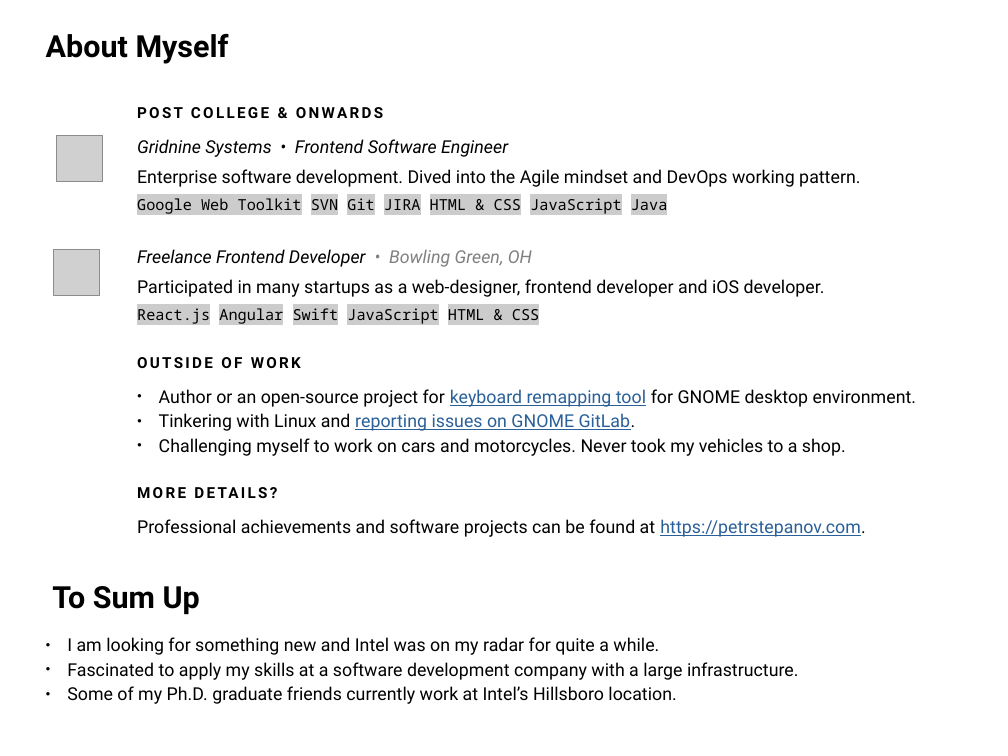
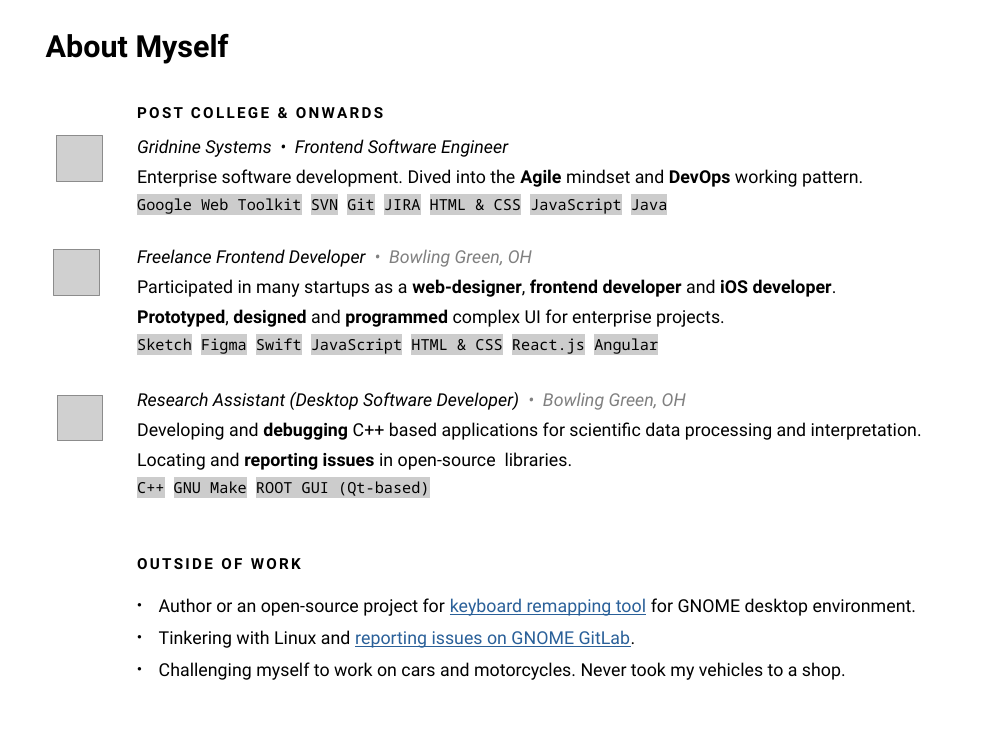
Before and after one commit to petrstepanov/petrstepanov.github.io, a slide deck: slide 2 of static/presentations/about-me-2022.odp. Drawn at 1008x756 pixels with LibreOffice and Linux fonts; fonts in the diff are those of the drawing; grey boxes stand for pictures. Boxes give left, top, right and bottom in pixels: in the first picture for what was removed or moved away, otherwise in the second. Text is boxed around its words. In the diff, an @@ line names an element or a change of style, - is before the commit and + after.

```diff
--- a/static/presentations/about-me-2022.odp
+++ b/static/presentations/about-me-2022.odp
@@ text at [137,169,863,297]: bold on in "Agile DevOps", "web-designer, frontend developer iOS developer." @@
@@ text at [137,309,922,496]: text changed; size 12 to 14 pt; font Noto Sans Mono to Roboto @@
-React.js Angular Swift JavaScript HTML & CSS
+Prototyped, designed and programmed complex UI for enterprise projects.
+Sketch Figma Swift JavaScript HTML & CSS React.js Angular
+Research Assistant (Desktop Software Developer) • Bowling Green, OH
+Developing and debugging C++ based applications for scientific data processing and interpretation.
+Locating and reporting issues in open-source libraries.
+C++ GNU Make ROOT GUI (Qt-based)
@@ picture added at [57,395,102,441] @@
@@ text at [137,519,865,537]: paragraphs removed @@
-MORE DETAILS?
-Professional achievements and software projects can be found at https://petrstepanov.com.
@@ text "OUTSIDE OF WORK": place and size @@
-text "OUTSIDE OF WORK" at [137,357,916,537]
+text "OUTSIDE OF WORK" at [137,558,916,680]
@@ text removed at [52,586,200,615] @@
-To Sum Up
@@ text at [159,598,916,680]: line spacing 1.15 to 1.5 @@
@@ text removed at [67,637,799,704] @@
-● I am looking for something new and Intel was on my radar for quite a while.
-● Fascinated to apply my skills at a software development company with a large infrastructure.
-● Some of my Ph.D. graduate friends currently work at Intel’s Hillsboro location.
```
Also in this commit, not shown: 2 other slides changed, 1 other file.
